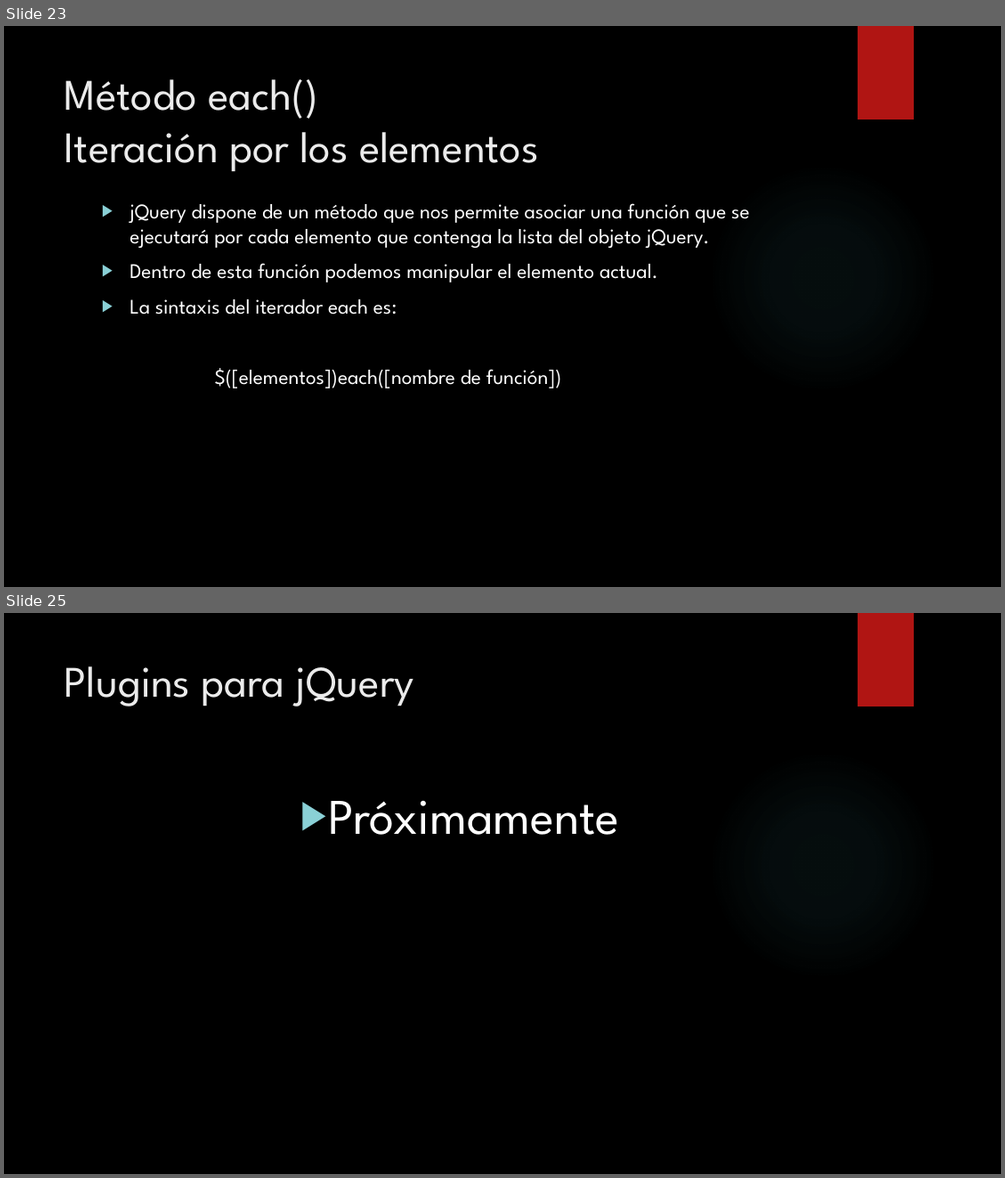
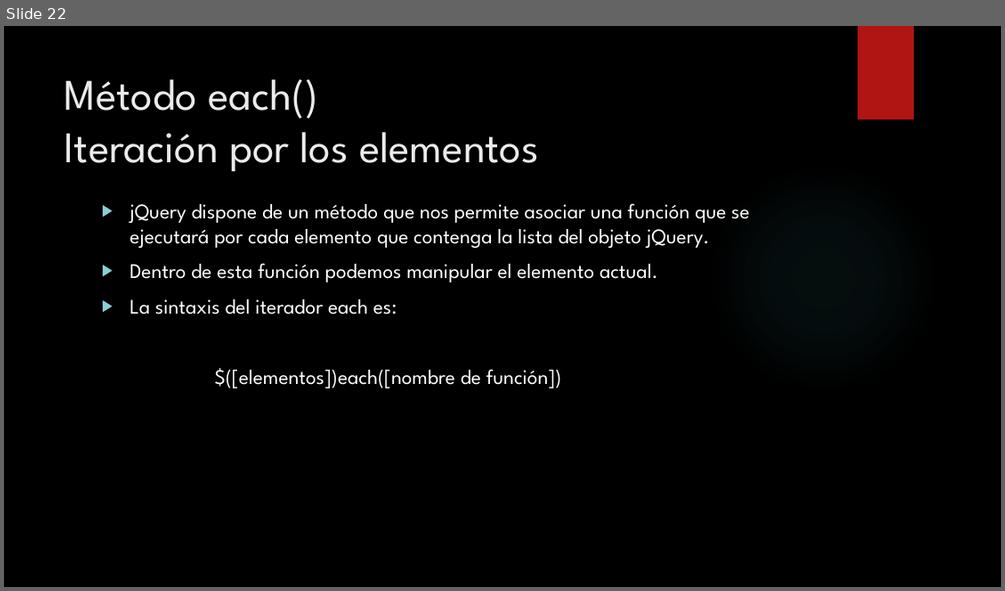
Before and after one commit to yamicamera/cursoJS, a slide deck: JQuery.pptx. Shown one above the other, each under a label of ours: slides 23 and 25 before the commit, slide 22 after it; the slides between them are not shown. The pictures are 1005x1178 and 1005x591 pixels, drawn with LibreOffice and Linux fonts; fonts in the diff are those of the drawing; background and template pictures are left out. Boxes give left, top, right and bottom in pixels: in the first picture for what was removed or moved away, otherwise in the second. Text is boxed around its words. In the diff, an @@ line names an element or a change of style, - is before the commit and + after.

```diff
--- a/JQuery.pptx
+++ b/JQuery.pptx
@@ slide 25 removed at [4, 613, 1001, 1174], background picture (left out); not listed: 2 template elements that a slide beside it also shows @@
@@ title removed at [65, 666, 414, 706] @@
-Plugins para jQuery
@@ text removed at [328, 801, 619, 835] @@
-▶ Próximamente
@@ what was slide 23 is now slide 22 @@
```
Also in this commit, not shown: 9 slides added, 2 other slides removed.
